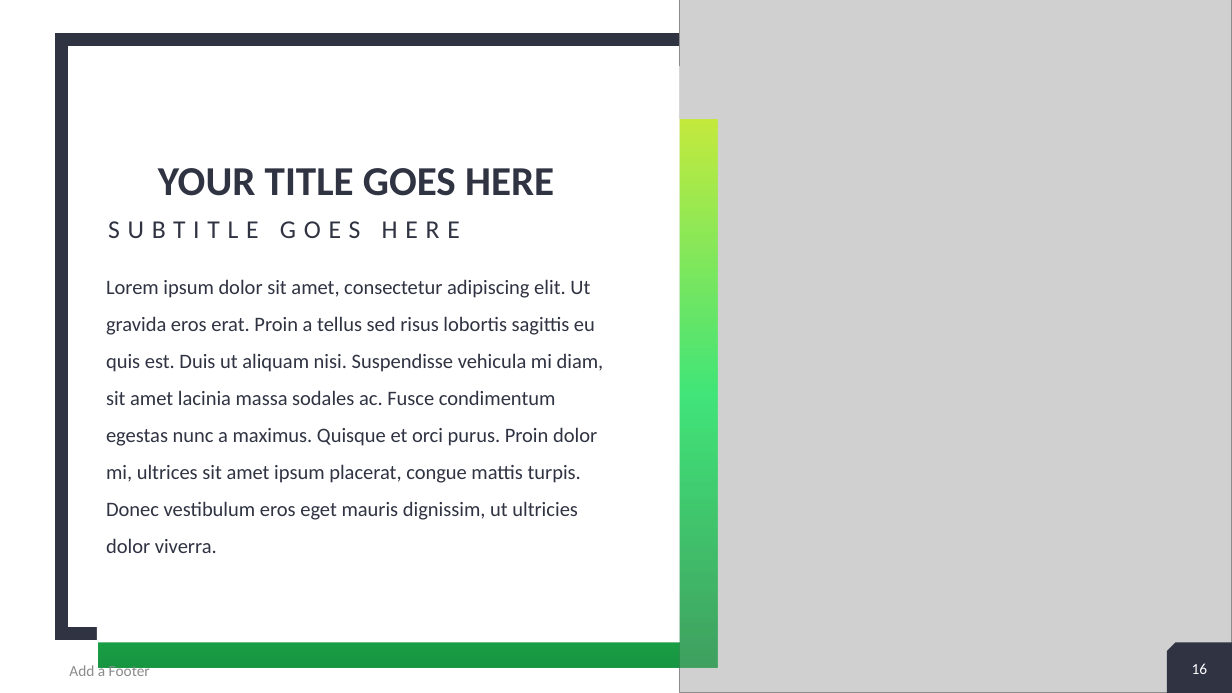
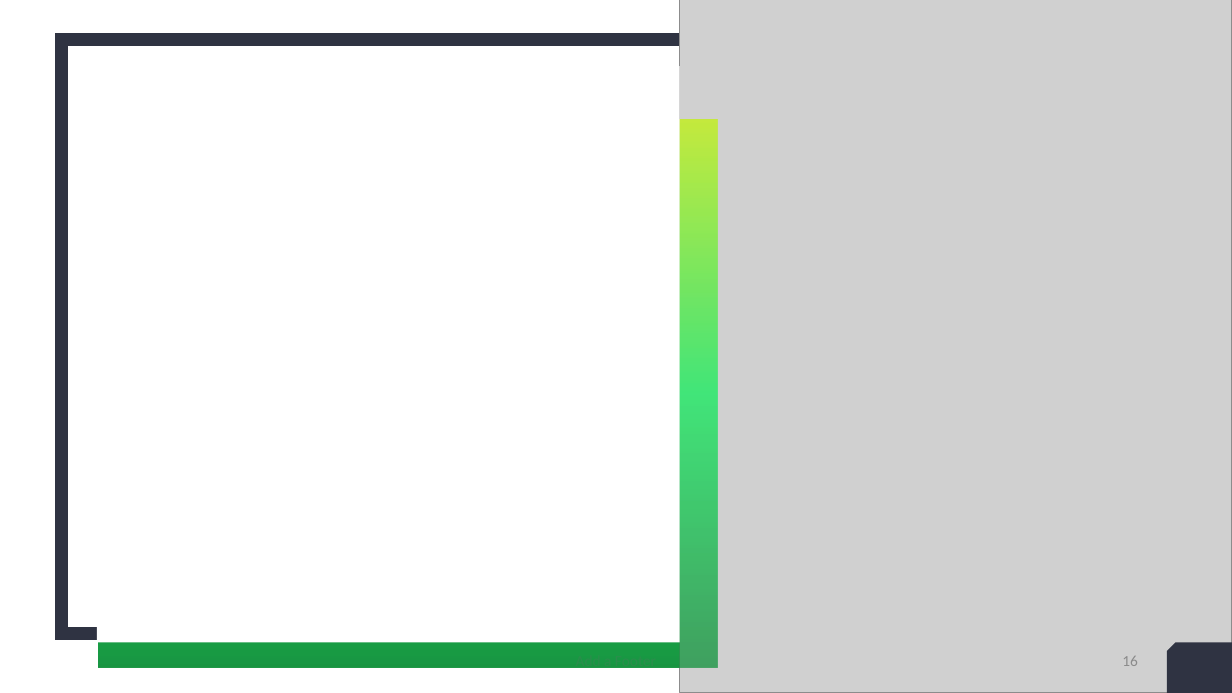
Before and after one commit to Kgross2/portfolio_suitability_application, a slide deck: slide 16 of admin/Portfolio_suitability_ presentationMon draft.pptx. Drawn at 1232x693 pixels with LibreOffice and Linux fonts; fonts in the diff are those of the drawing; grey boxes stand for pictures. Boxes give left, top, right and bottom in pixels: in the first picture for what was removed or moved away, otherwise in the second. Text is boxed around its words. In the diff, an @@ line names an element or a change of style, - is before the commit and + after.

```diff
--- a/admin/Portfolio_suitability_ presentationMon draft.pptx
+++ b/admin/Portfolio_suitability_ presentationMon draft.pptx
@@ title removed at <box>158,168,554,196</box> @@
-YOUR TITLE GOES HERE
@@ text removed at <box>108,221,460,238</box> @@
-SUBTITLE GOES HERE
@@ text removed at <box>106,279,604,553</box> @@
-Lorem ipsum dolor sit amet, consectetur adipiscing elit. Ut gravida eros erat. Proin a tellus sed risus lobortis sagittis eu quis est. Duis ut aliquam nisi. Suspendisse vehicula mi diam, sit amet lacinia massa sodales ac. Fusce condimentum egestas nunc a maximus. Quisque et orci purus. Proin dolor mi, ultrices sit amet ipsum placerat, congue mattis turpis. Donec vestibulum eros eget mauris dignissim, ut ultricies dolor viverra.
@@ text "Add a Footer": place and size @@
-text "Add a Footer" at <box>69,663,150,676</box>
+text "Add a Footer" at <box>576,668,656,671</box>
@@ text "Add a Footer" at <box>576,668,656,671</box>: alignment left to centre @@
@@ page number: place and size @@
-page number at <box>1192,663,1208,674</box>
+page number at <box>1122,656,1138,666</box>
@@ page number at <box>1122,656,1138,666</box>: text colour #FFFFFF to #8C8C8C; alignment centre to right @@
```
Also in this commit, not shown: 21 other slides changed, 19 other files.
